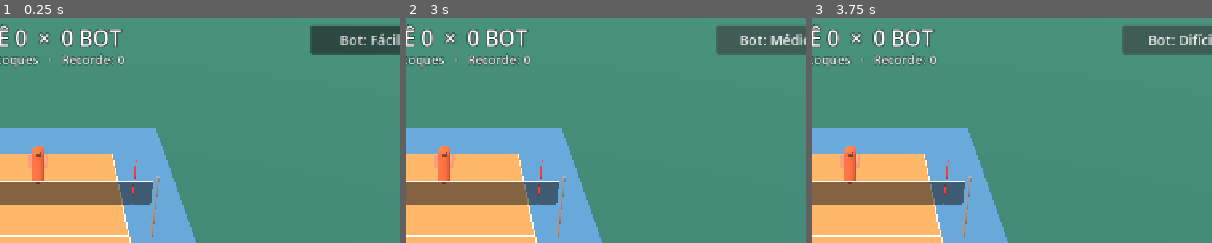
Above: before the commit, frames 1-3 (left to right).
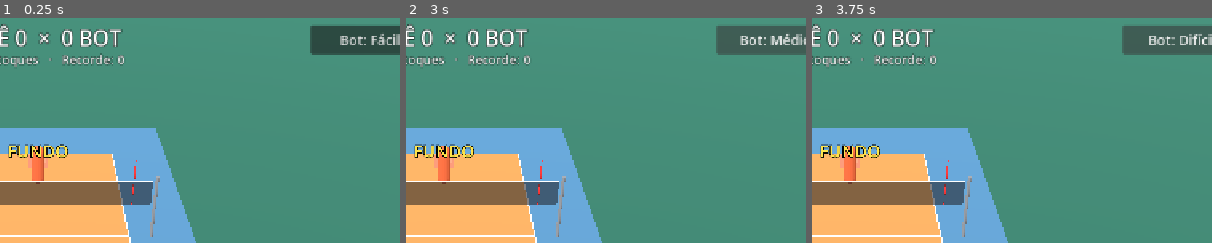
Above: after the commit, the same moments.

Repository: viniciolimadev/v-slash
Game: Godot game, scene res://scenes/main.tscn
Two runs of this game, one before a commit and one after it. Both use one fixed random seed, a clock stepped at 60 frames per second and the inputs below.
Inputs:
- Up to frame 1 (0.25 s): no input
- Up to frame 2 (3 s): click "Reiniciar" at 0.5 s; click "Reiniciar" at 1.25 s; click "Reiniciar" at 2 s; click "Bot: Fácil" at 2.75 s
- Up to frame 3 (3.75 s): click "Bot: Médio" at 3.5 s
The pictures show only the part of the screen within x 45-95%, y 0-50%; the shares and areas given below are measured in that part.

The runs differ from the first frame. In frame 1, 0.6% of the frame differs, in the area x 2-17%, y 56-63%; in frame 2, 0.6%; in frame 3, 0.6%.

Commit message:
Aim assist: stay in court, zone magnets, good touches stay in
Human-only aim assistance (bot unchanged):
- aim is clamped 0.5 m inside the court lines (was up to 1.2 m outside)
- serve/attack aim snaps to 6 zones on the opponent court; receive snaps
  to the setter spot; serve now goes through snap_aim too
- touches graded BOM or better are pulled inside the court after scatter
- markers: ground dots for each zone while aiming, picked one highlighted;
  zone names only for sets (labels were unreadable on a phone)
- tuning knobs + README rows; tests for clamp, magnets, keep-in

Simulated player with BOM timing aiming at the lines: balls out 37 -> 0.

Co-Authored-By: Claude Opus 5.5 <noreply@anthropic.com>
Claude-Session: https://claude.ai/code/session_01UkqYhsqg9n5UAYUKytDnBM

Diff:
--- a/scripts/core/game.gd
+++ b/scripts/core/game.gd
@@ -156,13 +156,46 @@
 	]
 
 
-## Mira final (no levantamento gruda no alvo mais próximo).
+## Alvos que "puxam" a mira em cada jogada. Levantamento vale para todos;
+## saque/ataque e recepção são assistência só do humano.
+func aim_magnets(p: Player, act: int) -> Array:
+	var s := side_of_team(p.team)
+	if act == Act.SET_BALL:
+		return set_magnets(p.team)
+	if not p.is_human:
+		return []
+	if act == Act.RECEIVE:
+		return [{"name": "LEVANTADOR", "quick": false,
+				"pos": Vector3(Tuning.SETTER_SPOT.x * s, 0.0, Tuning.SETTER_SPOT.y * s)}]
+	var out := []
+	for z in Tuning.ATTACK_ZONES:
+		var v: Vector2 = z[1]
+		# câmera atrás do time 0: direita da tela = +x; o time 1 vê espelhado
+		out.append({"name": z[0], "quick": false, "pos": Vector3(v.x * s, 0.0, -v.y * s)})
+	return out
+
+
+func _magnet_radius(act: int) -> float:
+	if act == Act.SET_BALL:
+		return Tuning.SET_MAGNET_RADIUS
+	if act == Act.RECEIVE:
+		return Tuning.RECEIVE_MAGNET_RADIUS
+	return Tuning.AIM_MAGNET_RADIUS
+
+
+## Mira final: gruda no alvo mais próximo da jogada (se estiver perto).
 func snap_aim(p: Player, raw: Vector3) -> Dictionary:
 	var out := {"pos": raw, "name": "", "quick": false}
-	if current_act(p) != Act.SET_BALL or side_of_point(raw) != side_of_team(p.team):
+	var act := current_act(p)
+	var mags := aim_magnets(p, act)
+	if mags.is_empty():
 		return out
-	var best_d := Tuning.SET_MAGNET_RADIUS
-	for m in set_magnets(p.team):
+	# só gruda se a mira estiver do mesmo lado dos alvos (mirar do outro lado = sua escolha)
+	var mag_side := side_of_point(mags[0]["pos"])
+	if side_of_point(raw) != mag_side:
+		return out
+	var best_d := _magnet_radius(act)
+	for m in mags:
 		var mp: Vector3 = m["pos"]
 		var d := Vector2(mp.x - raw.x, mp.z - raw.z).length()
 		if d < best_d:
@@ -185,8 +218,9 @@
 
 func clamp_aim(p: Player, a: Vector3) -> Vector3:
 	var s := side_of_team(p.team)
-	var w := Tuning.COURT_HALF_W + 1.2
-	var d := Tuning.COURT_DEPTH + 1.2
+	# assistência: a mira nunca sai da quadra
+	var w := Tuning.COURT_HALF_W - Tuning.AIM_MARGIN
+	var d := Tuning.COURT_DEPTH - Tuning.AIM_MARGIN
 	var out := Vector3(clampf(a.x, -w, w), 0.0, clampf(a.z, -d, d))
 	var act := current_act(p)
 	if act == Act.SERVE or act == Act.ATTACK:
@@ -304,6 +338,8 @@
 		kind = Act.FREEBALL
 	target = _scatter(target, kind, q)
 	target = _keep_side(target, -s if over else s, 0.4)
+	if p.is_human and q >= Tuning.ASSIST_KEEP_IN_Q:
+		target = keep_inside(target)
 	var v := Vector3.ZERO
 	var grav := Tuning.GRAVITY
 	if kind == Act.RECEIVE:
@@ -339,7 +375,10 @@
 func _serve(p: Player, aim: Vector3) -> void:
 	var s := side_of_team(p.team)
 	var q := 0.85                      # Fase 0: saque sem timing (barra de força chega na Fase 2)
-	var target := _keep_side(_scatter(aim, Act.SERVE, q), -s, 0.8)
+	var snapped: Vector3 = snap_aim(p, aim)["pos"]
+	var target := _keep_side(_scatter(snapped, Act.SERVE, q), -s, 0.8)
+	if p.is_human and q >= Tuning.ASSIST_KEEP_IN_Q:
+		target = keep_inside(target)
 	var from := p.position + Vector3(0.0, 1.05, -0.3 * s)
 	var to := Vector3(target.x, Tuning.BALL_RADIUS, target.z)
 	ball.launch(from, BallSim.clear_net_velocity(from, to, Tuning.T_SERVE))
@@ -370,6 +409,13 @@
 	var r := base * (1.0 - q) * sqrt(rng.randf())
 	var ang := rng.randf() * TAU
 	return target + Vector3(cos(ang) * r, 0.0, sin(ang) * r)
+
+
+## Assistência: traz o alvo para dentro da quadra (com folga das linhas).
+static func keep_inside(v: Vector3, margin: float = 0.3) -> Vector3:
+	var w := Tuning.COURT_HALF_W - margin
+	var d := Tuning.COURT_DEPTH - margin
+	return Vector3(clampf(v.x, -w, w), v.y, clampf(v.z, -d, d))
 
 
 ## Garante o alvo do lado `s` (+1/-1), a pelo menos min_dist da rede.
--- a/scripts/core/tuning.gd
+++ b/scripts/core/tuning.gd
@@ -61,6 +61,20 @@
 const AIM_SENS := 0.028            # metros por pixel arrastado
 const AIM_DEEP := 5.5              # posição inicial da mira de saque/ataque: fundo da quadra adversária (m da rede)
 const SET_MAGNET_RADIUS := 1.3
+# assistência de mira (só para o humano)
+const AIM_MARGIN := 0.5            # a mira não sai da quadra: fica 0,5 m para dentro das linhas
+const AIM_MAGNET_RADIUS := 1.2     # saque/ataque: a mira gruda na zona mais próxima
+const RECEIVE_MAGNET_RADIUS := 1.8 # recepção: gruda no levantador
+const ASSIST_KEEP_IN_Q := 0.7      # toque BOM ou melhor: a bola não sai da quadra
+# zonas de saque/ataque na quadra adversária: (x, distância da rede); x > 0 = sua direita
+const ATTACK_ZONES := [
+	["FUNDO", Vector2(0.0, 5.8)],
+	["FUNDO ESQ", Vector2(-2.6, 5.8)],
+	["FUNDO DIR", Vector2(2.6, 5.8)],
+	["MEIO", Vector2(0.0, 3.4)],
+	["CURTA ESQ", Vector2(-2.2, 1.8)],
+	["CURTA DIR", Vector2(2.2, 1.8)],
+]
 const SETTER_SPOT := Vector2(0.8, 1.6)   # (x, z) do levantamento do time 0; o bot usa o espelho
 
 # --- Bot: índice 0 = fácil, 1 = médio, 2 = difícil ---
--- a/scripts/ui/markers.gd
+++ b/scripts/ui/markers.gd
@@ -14,6 +14,7 @@
 var _reticle: MeshInstance3D
 var _reticle_label: Label3D
 var _magnet_labels: Array[Label3D] = []
+var _magnet_dots: Array[MeshInstance3D] = []
 
 
 func setup(g: Game, h: Player) -> void:
@@ -26,14 +27,19 @@
 	_approach_mat = _flat(Color(1.0, 1.0, 1.0, 0.9))
 	_approach = _torus(0.4, 0.47, _approach_mat)
 	_reticle = _torus(0.2, 0.28, _flat(Color(1.0, 0.85, 0.2)))
-	_reticle_label = _label(56)
+	_reticle_label = _label(64)
+	_reticle_label.pixel_size = 0.012
+	_reticle_label.modulate = Color(1.0, 0.9, 0.3)
 	_reticle_label.position = Vector3(0.0, 0.7, 0.0)
 	_reticle.add_child(_reticle_label)
-	for _i in 4:
-		var l := _label(36)
-		l.modulate = Color(1.0, 1.0, 1.0, 0.7)
+	for _i in 6:
+		var l := _label(48)
+		l.pixel_size = 0.01
+		l.modulate = Color(1.0, 1.0, 1.0, 0.85)
 		add_child(l)
 		_magnet_labels.append(l)
+		# ponto no chão de cada zona de mira (o escolhido fica amarelo)
+		_magnet_dots.append(_disk(0.3, _flat(Color(1.0, 1.0, 1.0, 0.45))))
 	refresh()
 
 
@@ -84,18 +90,27 @@
 		snapped_name = str(aim["name"])
 		_reticle_label.text = snapped_name
 
-	# alvos do levantamento
-	var show_magnets := not aim.is_empty() and game.current_act(human) == Game.Act.SET_BALL
-	var mags := game.set_magnets(human.team) if show_magnets else []
+	# alvos da jogada (enquanto você segura o botão)
+	var show_magnets := not aim.is_empty() and game.human_aiming
+	var mags := game.aim_magnets(human, game.current_act(human)) if show_magnets else []
+	# nomes só no levantamento (no resto, o nome da zona escolhida aparece na mira)
+	var named := game.current_act(human) == Game.Act.SET_BALL
 	for i in _magnet_labels.size():
 		var l := _magnet_labels[i]
+		var dot := _magnet_dots[i]
 		l.visible = false
+		dot.visible = false
 		if i < mags.size():
 			var m: Dictionary = mags[i]
 			var mp: Vector3 = m["pos"]
-			l.visible = str(m["name"]) != snapped_name
-			l.position = Vector3(mp.x, 0.35, mp.z)
+			var picked := str(m["name"]) == snapped_name
+			l.visible = named and not picked
+			l.position = Vector3(mp.x, 0.45, mp.z)
 			l.text = str(m["name"])
+			dot.visible = true
+			dot.position = Vector3(mp.x, 0.03, mp.z)
+			(dot.material_override as StandardMaterial3D).albedo_color = \
+					Color(1.0, 0.85, 0.2, 0.9) if picked else Color(1.0, 1.0, 1.0, 0.45)
 
 
 func _act_color(act: int) -> Color:
--- a/tests/run_tests.gd
+++ b/tests/run_tests.gd
@@ -28,6 +28,8 @@
 	_test_hud_layout()
 	print("== mira ==")
 	_test_aim()
+	print("== assistência de mira ==")
+	_test_aim_assist()
 	print("falhas: %d" % fails)
 	quit(1 if fails > 0 else 0)
 
@@ -284,6 +286,38 @@
 	_free_main(main)
 
 
+func _test_aim_assist() -> void:
+	var main := _make_main(false)
+	var game: Game = main.get("game")
+	var human: Player = main.get("human")
+	var foe: Player = main.get("foe")
+	var s := Game.side_of_team(human.team)
+	game.tick(DT)
+	# a mira não sai da quadra, por mais que você arraste
+	game.human_press(human)
+	game.human_drag(human, Vector2(5000.0, -5000.0))
+	var a: Vector3 = game.human_aim
+	_check(Game.is_inside(a) and absf(a.x) <= Tuning.COURT_HALF_W - Tuning.AIM_MARGIN + 0.01,
+			"mira presa dentro da quadra (%s)" % a)
+	# ímã: perto do canto do fundo gruda em FUNDO DIR/ESQ
+	game.human_aim = Vector3(2.0 * s, 0.0, -5.2 * s)
+	var v := game.human_aim_view()
+	_check(str(v["name"]) == "FUNDO DIR", "ímã de ataque: perto do canto gruda em FUNDO DIR (%s)" % v["name"])
+	game.human_release(human)
+	# recepção gruda no levantador
+	var spot := Vector3(Tuning.SETTER_SPOT.x * s, 0.0, Tuning.SETTER_SPOT.y * s)
+	game.plan = {"player": human, "act": Game.Act.RECEIVE, "t": game.time, "pos": human.position}
+	game.state = Game.State.PLAY
+	var info := game.snap_aim(human, spot + Vector3(1.0, 0.0, 0.8))
+	_check(str(info["name"]) == "LEVANTADOR", "ímã de recepção: gruda no levantador")
+	# bot não ganha ímã de ataque/recepção
+	_check(game.aim_magnets(foe, Game.Act.ATTACK).is_empty(), "bot sem assistência de mira")
+	# toque bom: alvo fora da quadra é trazido para dentro
+	var k := Game.keep_inside(Vector3(9.0, 0.0, -12.0))
+	_check(Game.is_inside(k), "toque BOM não manda a bola para fora (%s)" % k)
+	_free_main(main)
+
+
 func _touch(index: int, pos: Vector2, pressed: bool) -> InputEventScreenTouch:
 	var e := InputEventScreenTouch.new()
 	e.index = index
Not shown, changed: README.md
